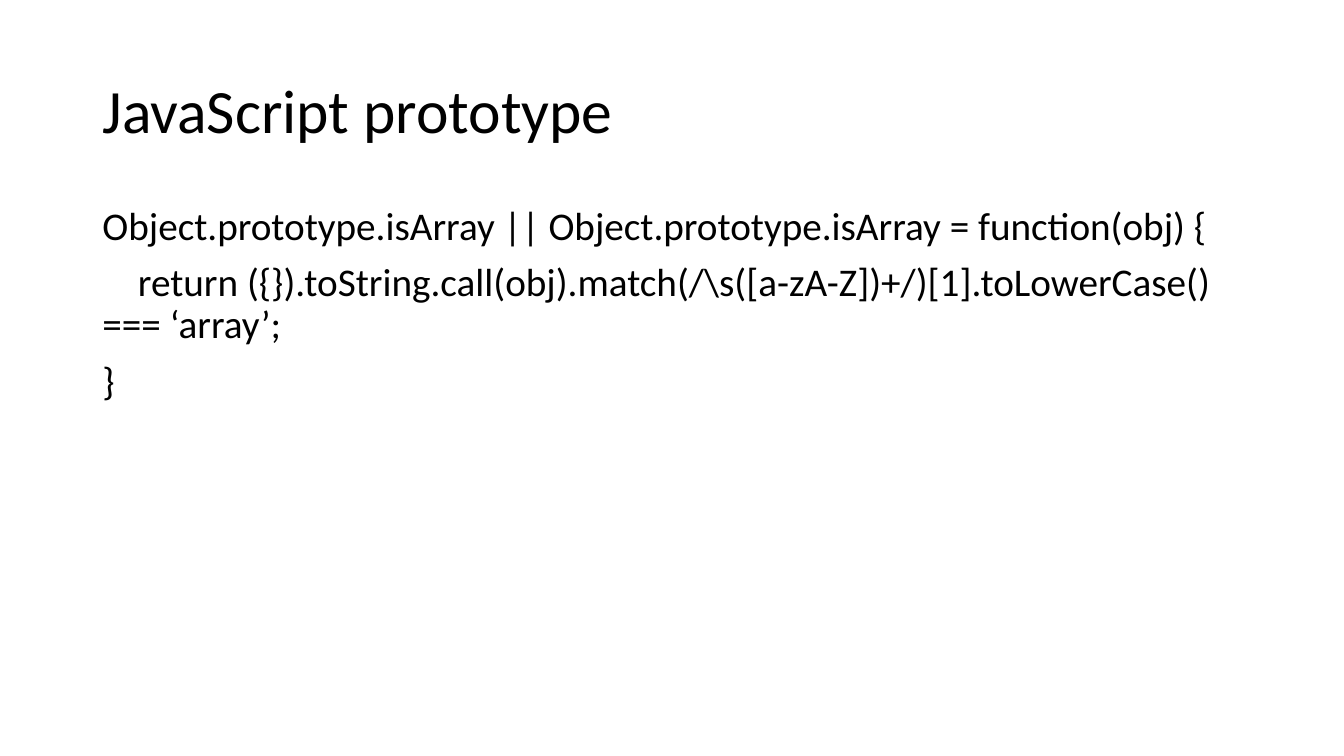
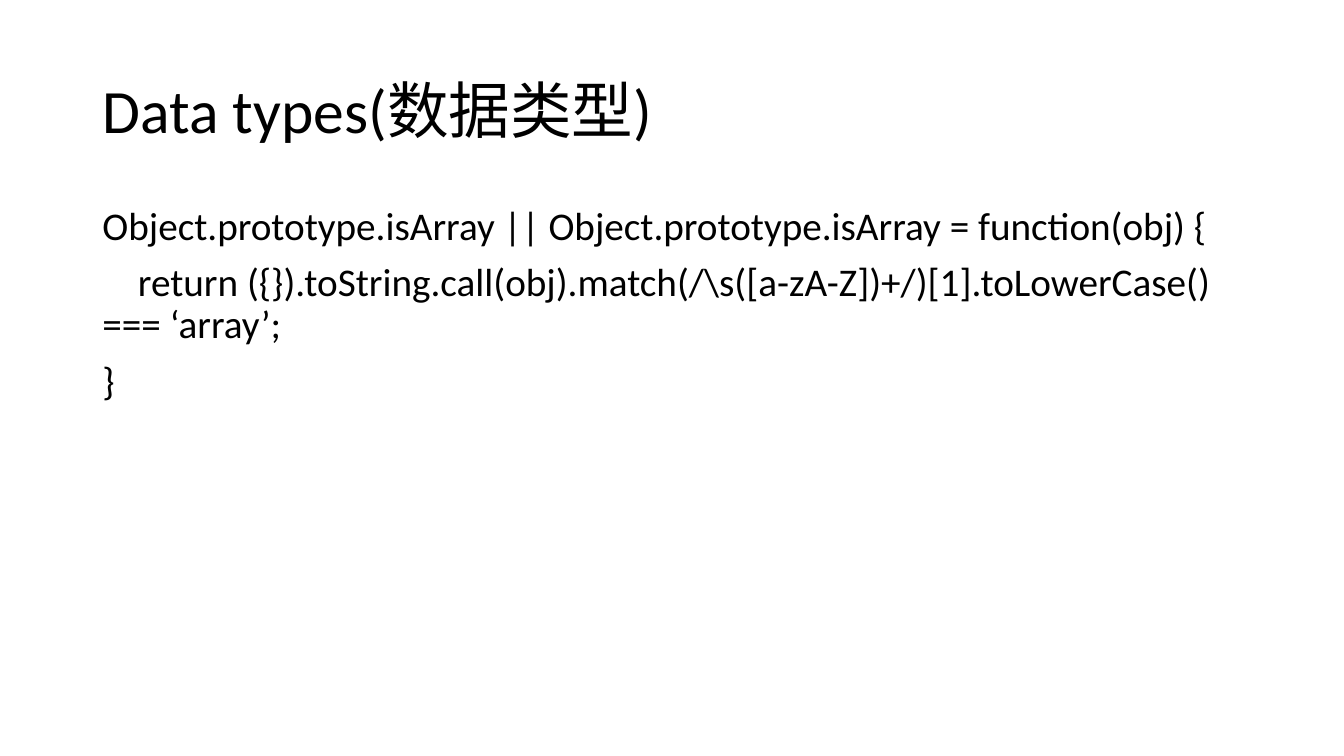
Before and after one commit to logan2013/java8, a slide deck: slide 4 of JavaScript.pptx (slide 13 before the commit). Drawn at 1344x756 pixels with LibreOffice and Linux fonts; fonts in the diff are those of the drawing. Boxes give left, top, right and bottom in pixels: in the first picture for what was removed or moved away, otherwise in the second. Text is boxed around its words. In the diff, an @@ line names an element or a change of style, - is before the commit and + after.

Commit message:
JavaScript

```diff
--- a/JavaScript.pptx
+++ b/JavaScript.pptx
@@ title at bbox=[102, 82, 653, 143]: text changed @@
-JavaScript prototype
+Data types(数据类型)
```
Also in this commit, not shown: 21 other slides changed, 22 slides added, 7 slides removed.
